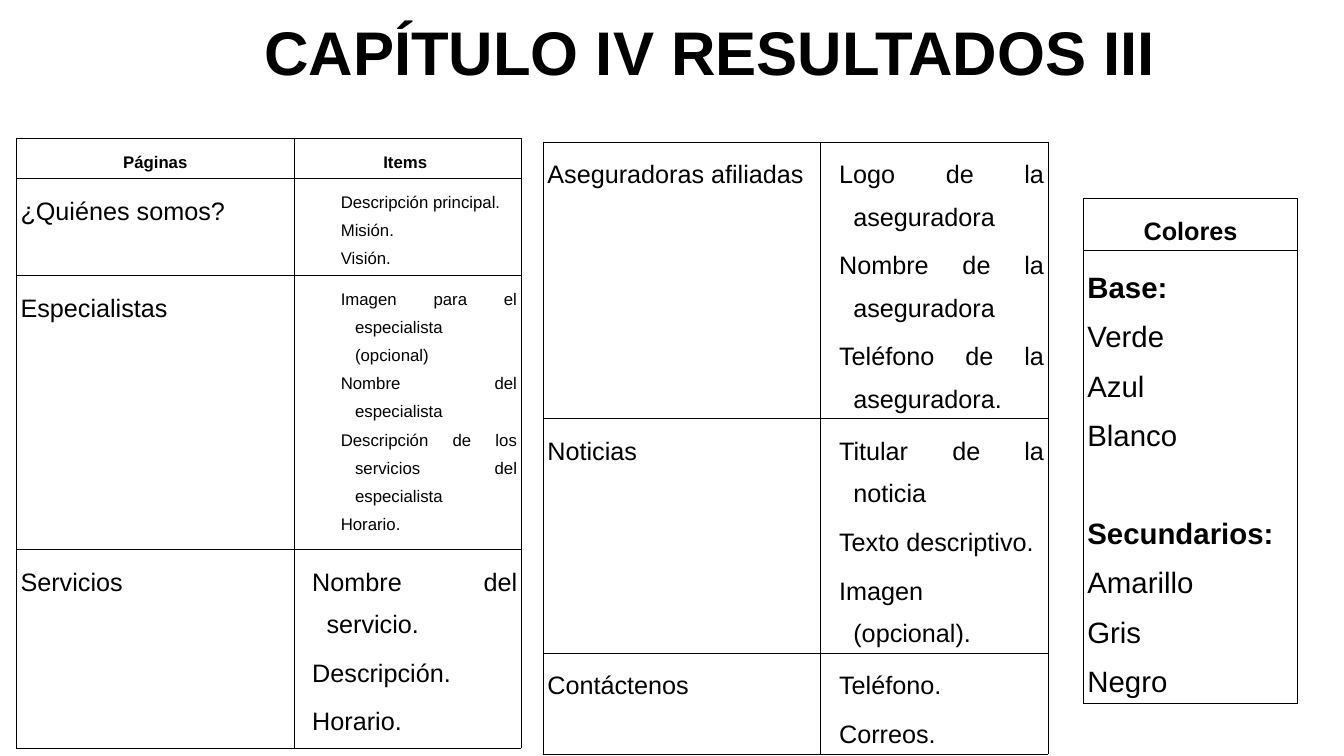
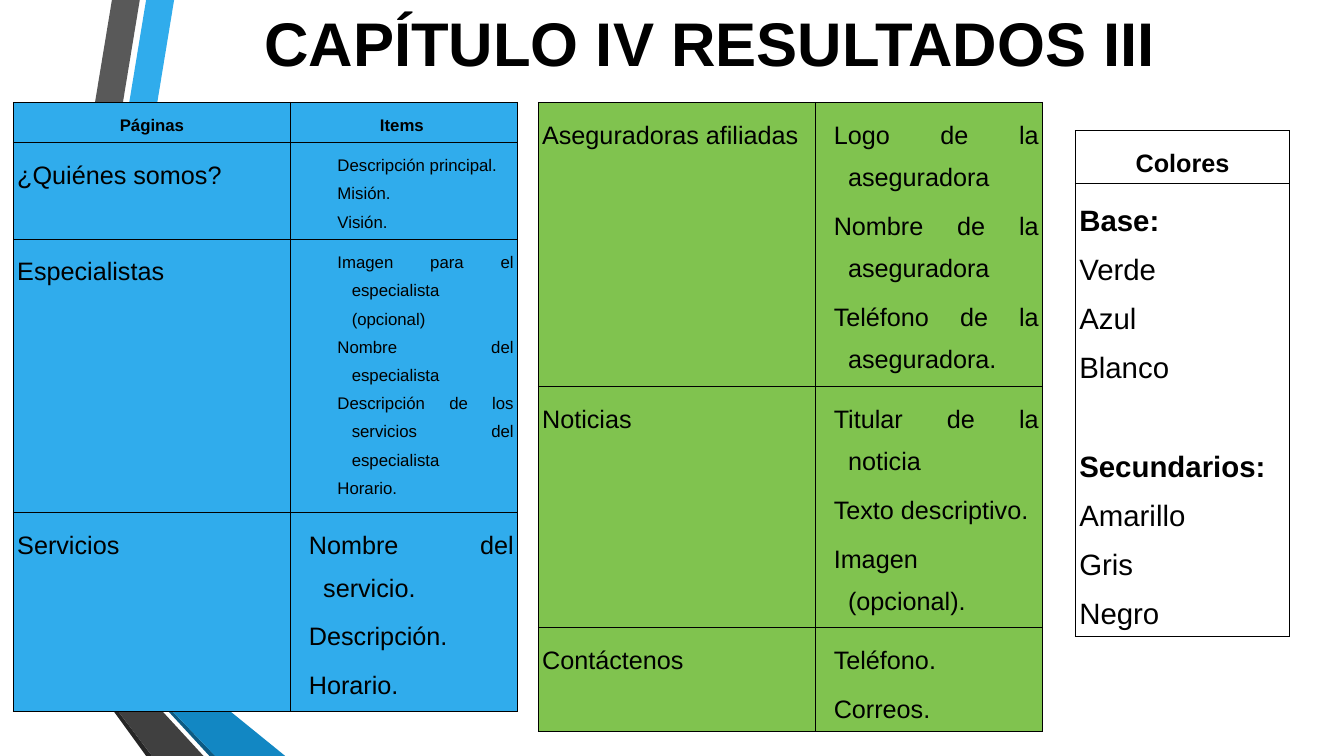
Before and after one commit to Aj4Mc/Pasantia, a slide deck: slide 11 of Presentacion servicio comunitario.pptm. Drawn at 1344x756 pixels with LibreOffice and Linux fonts; fonts in the diff are those of the drawing; background and template pictures are left out. Boxes give left, top, right and bottom in pixels: in the first picture for what was removed or moved away, otherwise in the second. Text is boxed around its words. In the diff, an @@ line names an element or a change of style, - is before the commit and + after.

```diff
--- a/Presentacion servicio comunitario.pptm
+++ b/Presentacion servicio comunitario.pptm
@@ text "CAPÍTULO IV RESULTADOS III": place and size @@
-text "CAPÍTULO IV RESULTADOS III" at <box>264,26,1154,76</box>
+text "CAPÍTULO IV RESULTADOS III" at <box>264,17,1154,67</box>
@@ table at <box>13,102,517,731</box> @@
@@ fill none to #30ACEC in 8 cells @@
@@ table: place and size @@
-table at <box>16,139,520,748</box>
+table at <box>13,102,517,731</box>
@@ table at <box>538,102,1043,756</box> @@
@@ fill none to #80C34F in 6 cells @@
@@ table: place and size @@
-table at <box>543,142,1048,748</box>
+table at <box>538,102,1043,756</box>
@@ table at <box>1076,131,1291,674</box> @@
@@ fill none to #FFFFFF in 2 cells @@
@@ table: place and size @@
-table at <box>1084,199,1299,702</box>
+table at <box>1076,131,1291,674</box>
@@ group added at <box>16,0,285,756</box>: 6 freeform shapes @@
```
Also in this commit, not shown: 13 other slides changed.
